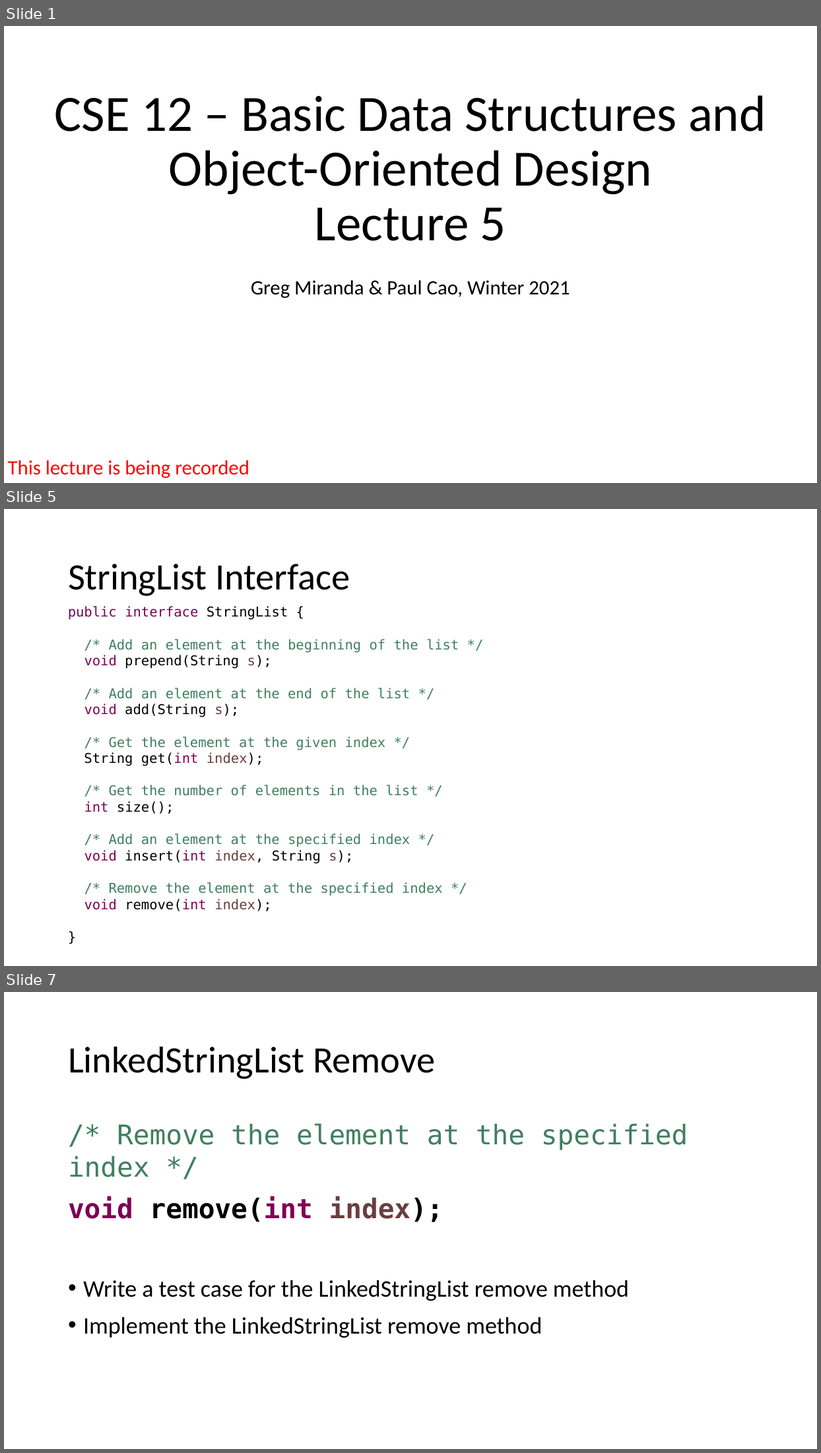
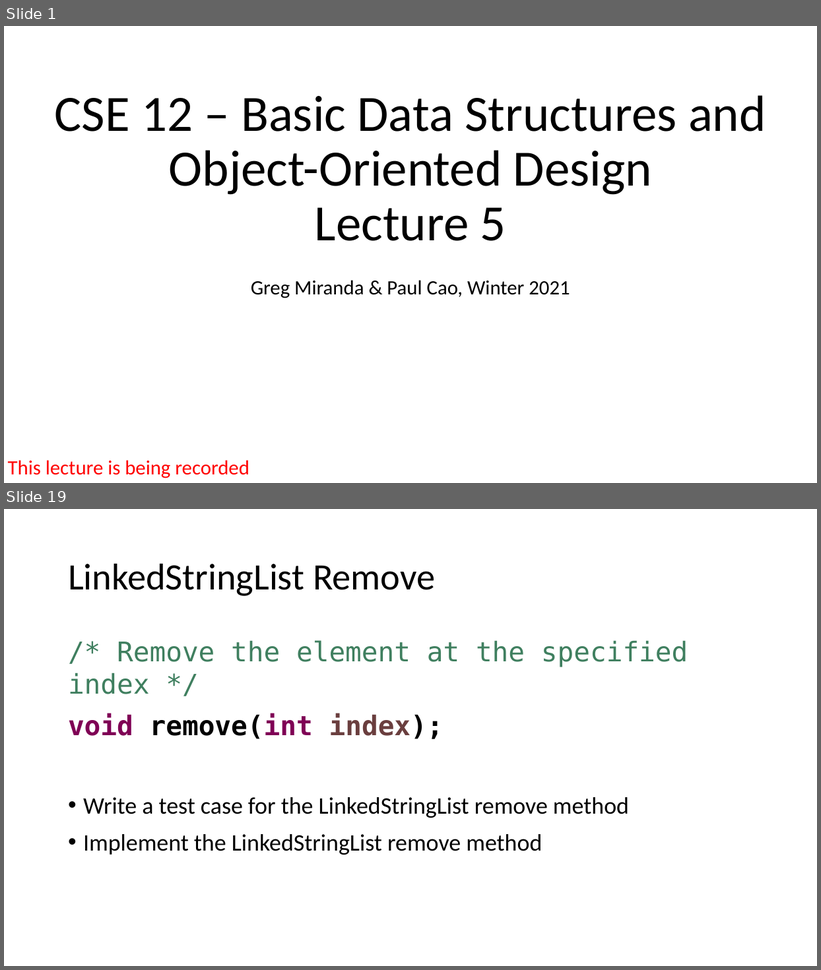
Before and after one commit to ucsd-cse12-w21/ucsd-cse12-w21.github.io, a slide deck: lectures/lecture-05/Lecture-Live C00/Lecture 05 - Lecture.pptx. Shown one above the other, each under a label of ours: slides 1, 5 and 7 before the commit, slides 1 and 19 after it; the slides between them are not shown. The pictures are 821x1453 and 821x970 pixels, drawn with LibreOffice and Linux fonts; fonts in the diff are those of the drawing. Boxes give left, top, right and bottom in pixels: in the first picture for what was removed or moved away, otherwise in the second. Text is boxed around its words. In the diff, an @@ line names an element or a change of style, - is before the commit and + after.

```diff
--- a/lectures/lecture-05/Lecture-Live C00/Lecture 05 - Lecture.pptx
+++ b/lectures/lecture-05/Lecture-Live C00/Lecture 05 - Lecture.pptx
@@ slide 5 removed at [4, 509, 817, 966], background #FFFFFF @@
@@ title removed at [68, 564, 350, 596] @@
-StringList Interface
@@ text removed at [68, 606, 459, 912] @@
-public interface StringList {
-/* Add an element at the beginning of the list */
-void prepend(String s);
-/* Add an element at the end of the list */
-void add(String s);
-/* Get the element at the given index */
-String get(int index);
-/* Get the number of elements in the list */
-int size();
-/* Add an element at the specified index */
-void insert(int index, String s);
-/* Remove the element at the specified index */
-void remove(int index);
-}
@@ what was slide 7 is now slide 19 @@
```
Also in this commit, not shown: 2 slides changed, 15 slides added, 2 other slides removed, 3 other files.
